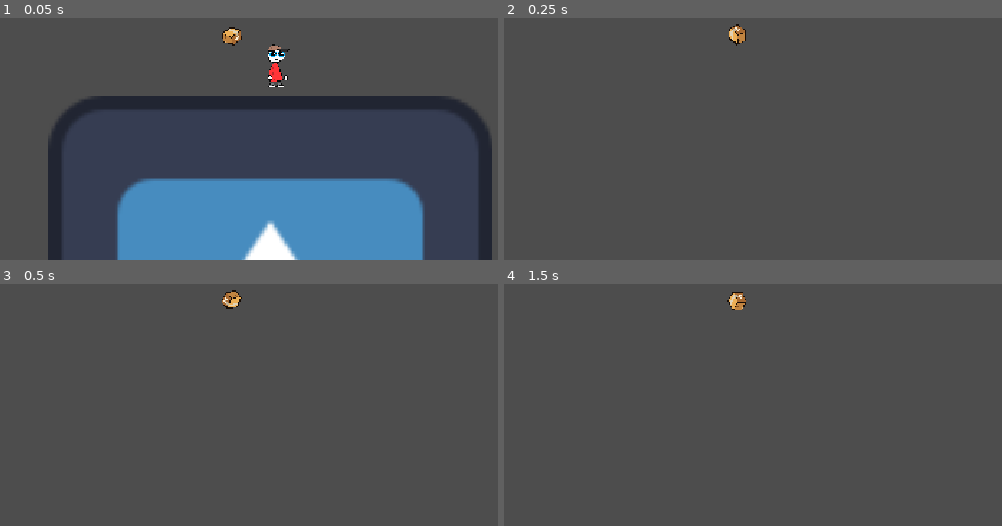
Above: before the commit, frames 1-4 (two rows, left to right).
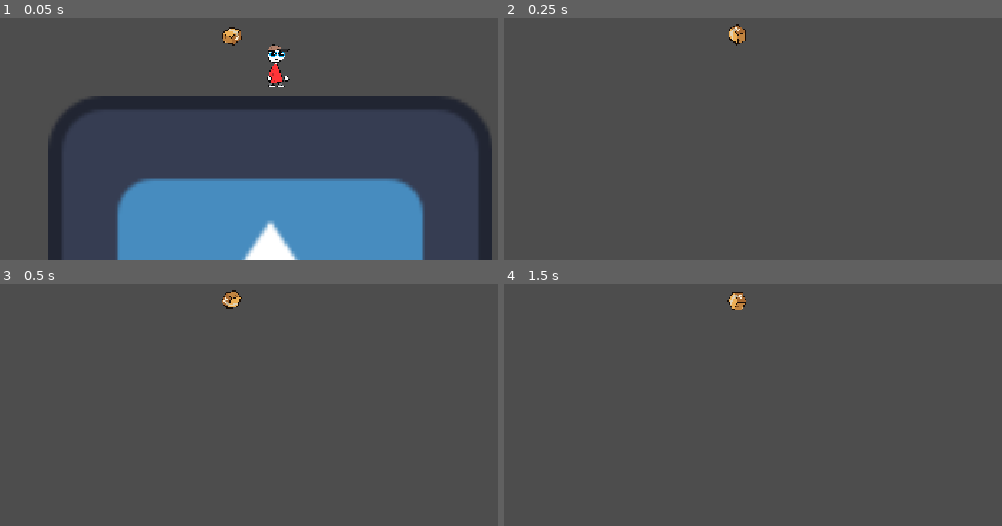
Above: after the commit, the same moments.

Repository: maximusf/handle-with-care
Game: Godot game, scene res://scenes/level_manager.tscn
The game is run twice, just before and just after one commit, with the same random seed, the same clock (stepped at 60 frames per second) and the same inputs. The engine's default icon, where the game draws it, is replaced by a stand-in: a white triangle on a blue panel in a dark square.
Inputs:
- Up to frame 1 (0.05 s): no input
- Up to frame 2 (0.25 s): no input
- Up to frame 3 (0.5 s): no input
- Up to frame 4 (1.5 s): hold D (move_right) from 0.53 s (still down); tap Space (jump) at 0.77 s; tap Enter at 1.25 s

The runs differ from the first frame. In frame 1, 0.1% of the frame differs, in the area x 53-59%, y 18-29%; in frame 2, nothing differs; in frame 3, nothing differs; in frame 4, nothing differs.

Commit message:
Added and implemented Player animation states (Not including kicking)

Diff:
--- a/scenes/package.tscn
+++ b/scenes/package.tscn
@@ -9,7 +9,7 @@
 [sub_resource type="RectangleShape2D" id="RectangleShape2D_e1os3"]
 size = Vector2(27, 27)
 
-[node name="Package" type="RigidBody2D" unique_id=1601116120]
+[node name="Package" type="RigidBody2D" unique_id=1601116120 groups=["packages"]]
 script = ExtResource("1_bfkic")
 
 [node name="Sprite2D" type="Sprite2D" parent="." unique_id=1988289831]
--- a/scenes/player.tscn
+++ b/scenes/player.tscn
@@ -270,7 +270,7 @@
 size = Vector2(32, 64)
 
 [sub_resource type="CircleShape2D" id="CircleShape2D_tuyoq"]
-radius = 16.27882
+radius = 23.086792
 
 [node name="Player" type="CharacterBody2D" unique_id=106568176]
 script = ExtResource("1_qhqgy")
@@ -291,14 +291,17 @@
 sprite_frames = SubResource("SpriteFrames_r71vu")
 animation = &"Body_Idle"
 autoplay = "Body_Idle"
-frame_progress = 0.76903486
+frame_progress = 0.92019
 
 [node name="CollisionShape2D" type="CollisionShape2D" parent="." unique_id=359937352]
 position = Vector2(2, 3)
 shape = SubResource("RectangleShape2D_qlg0r")
 
 [node name="Kickrange" type="Area2D" parent="." unique_id=1841115984]
+position = Vector2(5, -1)
 
 [node name="KickCollider" type="CollisionShape2D" parent="Kickrange" unique_id=1440492440]
-position = Vector2(23, 21)
+position = Vector2(30, 26)
 shape = SubResource("CircleShape2D_tuyoq")
+
+[connection signal="body_entered" from="Kickrange" to="." method="_on_kickrange_body_entered"]
--- a/scripts/player.gd
+++ b/scripts/player.gd
@@ -2,7 +2,16 @@
 @onready var body: AnimatedSprite2D = $Visuals/Body
 @onready var head: AnimatedSprite2D = $Visuals/Head
 @onready var kickrange: Area2D = $Kickrange
+@onready var kick_collider: CollisionShape2D = $Kickrange/KickCollider
 
+enum animation_states {
+	IDLE,
+	MOVE,
+	JUMP,
+	KICK
+}
+
+var animation_state: animation_states = animation_states.IDLE
 
 const SPEED = 300.0
 const JUMP_VELOCITY = -400.0
@@ -21,9 +30,39 @@
 	# As good practice, you should replace UI actions with custom gameplay actions.
 	var direction := Input.get_axis("move_left", "move_right")
 	if direction:
-		print("WI")
 		velocity.x = direction * SPEED
 	else:
 		velocity.x = move_toward(velocity.x, 0, SPEED)
 
 	move_and_slide()
+
+	if not is_on_floor():
+		set_animation_state(animation_states.JUMP)
+	elif velocity.x != 0:
+		set_animation_state(animation_states.MOVE)
+	else:
+		set_animation_state(animation_states.IDLE)
+
+func set_animation_state(new_state: animation_states) -> void:
+	if animation_state == new_state:
+		return
+	animation_state = new_state
+
+	match animation_state:
+		animation_states.IDLE:
+			body.play("Body_Idle")
+			head.play("Head_Idle")
+		animation_states.MOVE:
+			body.play("Body_Walking")
+			head.play("Head_Idle")
+		animation_states.JUMP:
+			body.play("Body_Jumping")
+			head.play("Head_Idle")
+		animation_states.KICK:
+			body.play("Body_Kicking")
+			head.play("Head_Idle")
+
+
+func _on_kickrange_body_entered(body: Node2D) -> void:
+	if body.is_in_group("packages"):
+		print("Package can be kicked")
